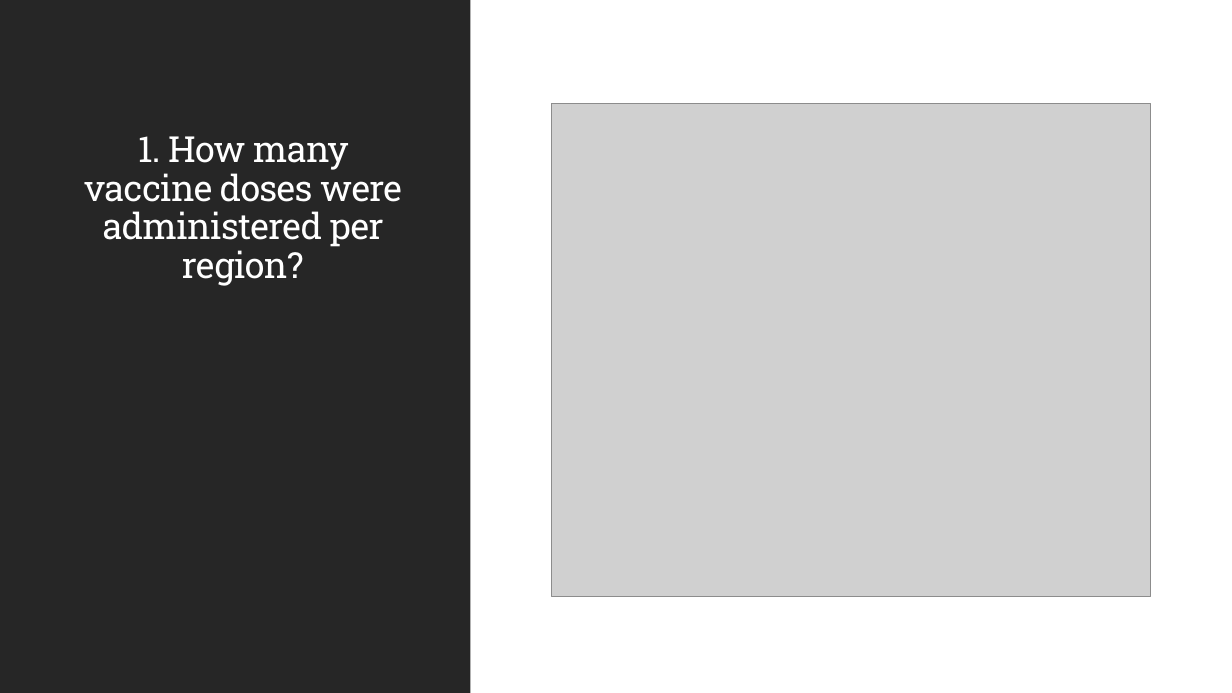
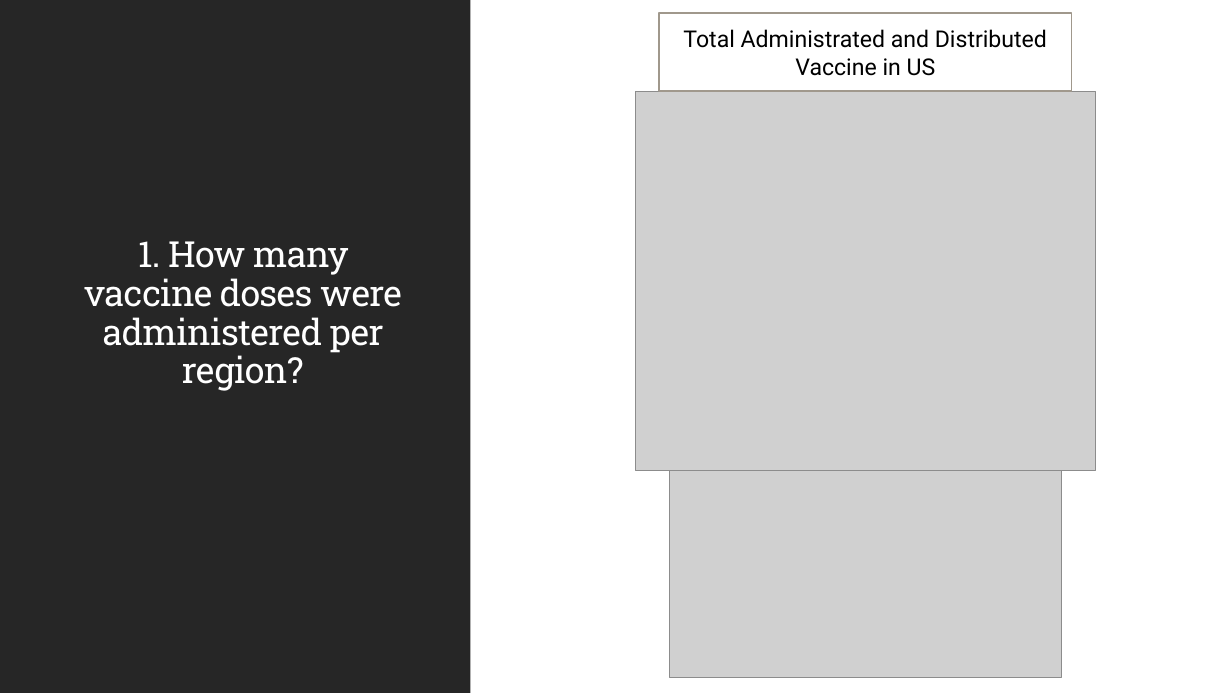
Before and after one commit to Ramsha2025/US-Vaccine-Tracker-Challenge, a slide deck: slide 4 of US Vaccine Tracker.pptx. Drawn at 1232x693 pixels with LibreOffice and Linux fonts; fonts in the diff are those of the drawing; grey boxes stand for pictures. Boxes give left, top, right and bottom in pixels: in the first picture for what was removed or moved away, otherwise in the second. Text is boxed around its words. In the diff, an @@ line names an element or a change of style, - is before the commit and + after.

```diff
--- a/US Vaccine Tracker.pptx
+++ b/US Vaccine Tracker.pptx
@@ rectangle added at <box>659,13,1071,91</box>, fill #FFFFFF, outline #A0988C 1.25 pt, 18 pt, text #000000 @@
+Total Administrated and Distributed Vaccine in US
@@ title "1. How many vaccine doses ...": place and size @@
-title "1. How many vaccine doses ..." at <box>84,136,402,286</box>
+title "1. How many vaccine doses ..." at <box>84,241,402,391</box>
@@ picture: place and size @@
-picture at <box>552,104,1151,596</box>
+picture at <box>635,91,1096,470</box>
@@ picture added at <box>670,470,1062,678</box> @@
```
Also in this commit, not shown: 3 other slides changed.
